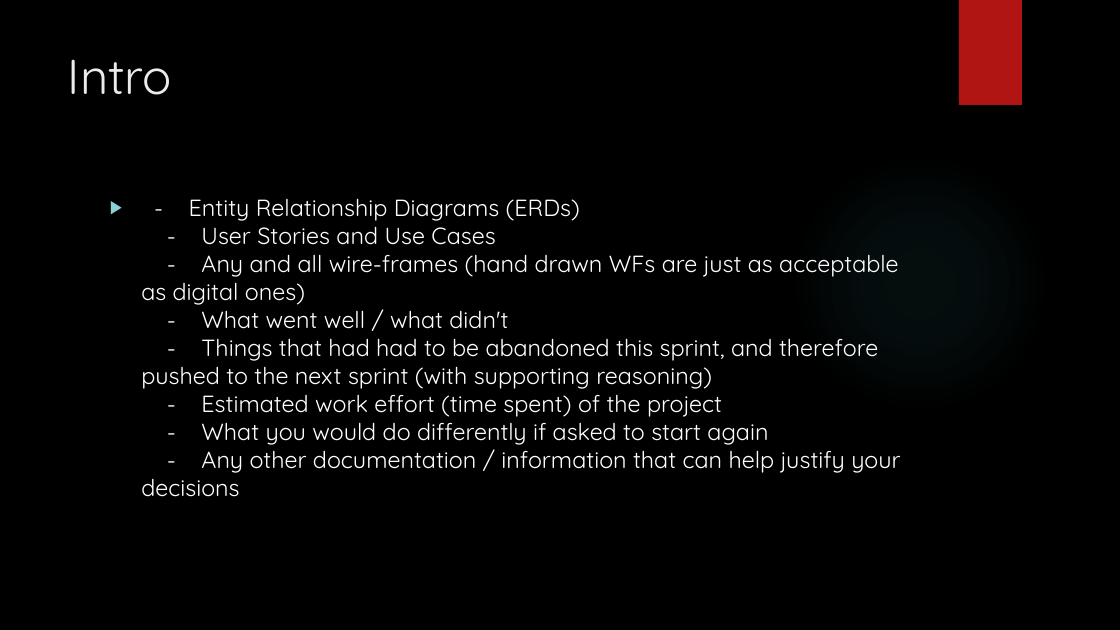
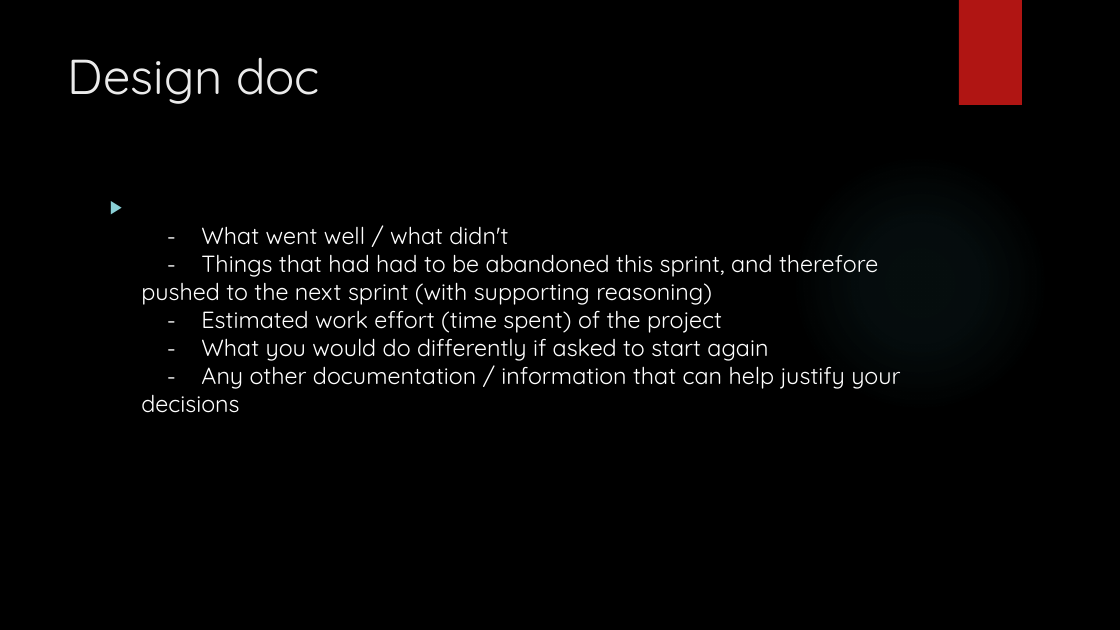
Before and after one commit to EkowTheGreat/QACstuff, a slide deck: slide 3 of SoloProj/Presentation.pptx (slide 2 before the commit). Drawn at 1120x630 pixels with LibreOffice and Linux fonts; fonts in the diff are those of the drawing; background and template pictures are left out. Boxes give left, top, right and bottom in pixels: in the first picture for what was removed or moved away, otherwise in the second. Text is boxed around its words. In the diff, an @@ line names an element or a change of style, - is before the commit and + after.

```diff
--- a/SoloProj/Presentation.pptx
+++ b/SoloProj/Presentation.pptx
@@ title at (68, 57, 320, 104): text changed @@
-Intro
+Design doc
@@ text at (141, 226, 900, 413): text changed @@
-▶ - Entity Relationship Diagrams (ERDs)
-  - User Stories and Use Cases
-  - Any and all wire-frames (hand drawn WFs are just as acceptable as digital ones)
-  - What went well / what didn't
-  - Things that had had to be abandoned this sprint, and therefore pushed to the next sprint (with supporting reasoning)
-  - Estimated work effort (time spent) of the project
-  - What you would do differently if asked to start again
-  - Any other documentation / information that can help justify your decisions
+▶ - What went well / what didn't
+  - Things that had had to be abandoned this sprint, and therefore pushed to the next sprint (with supporting reasoning)
+  - Estimated work effort (time spent) of the project
+  - What you would do differently if asked to start again
+  - Any other documentation / information that can help justify your decisions
```
Also in this commit, not shown: 5 other slides changed, 7 slides added, 5 slides removed.
